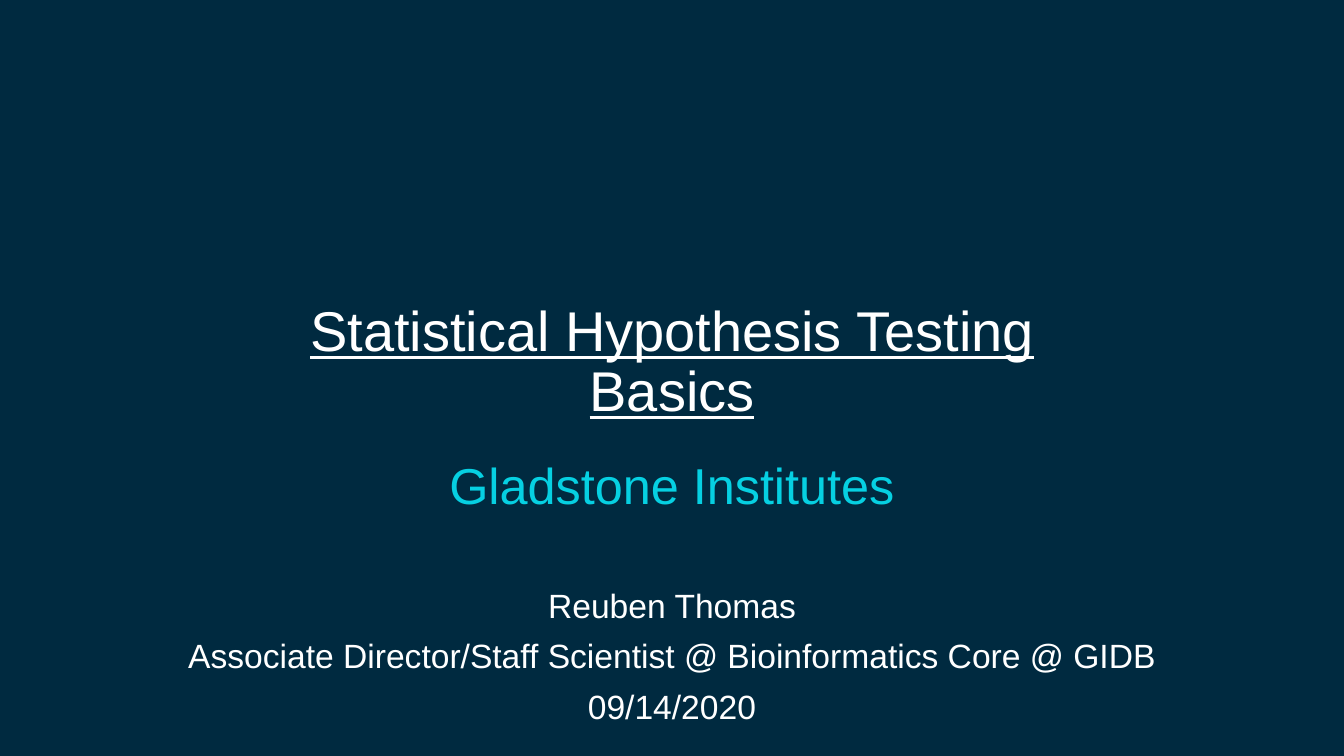
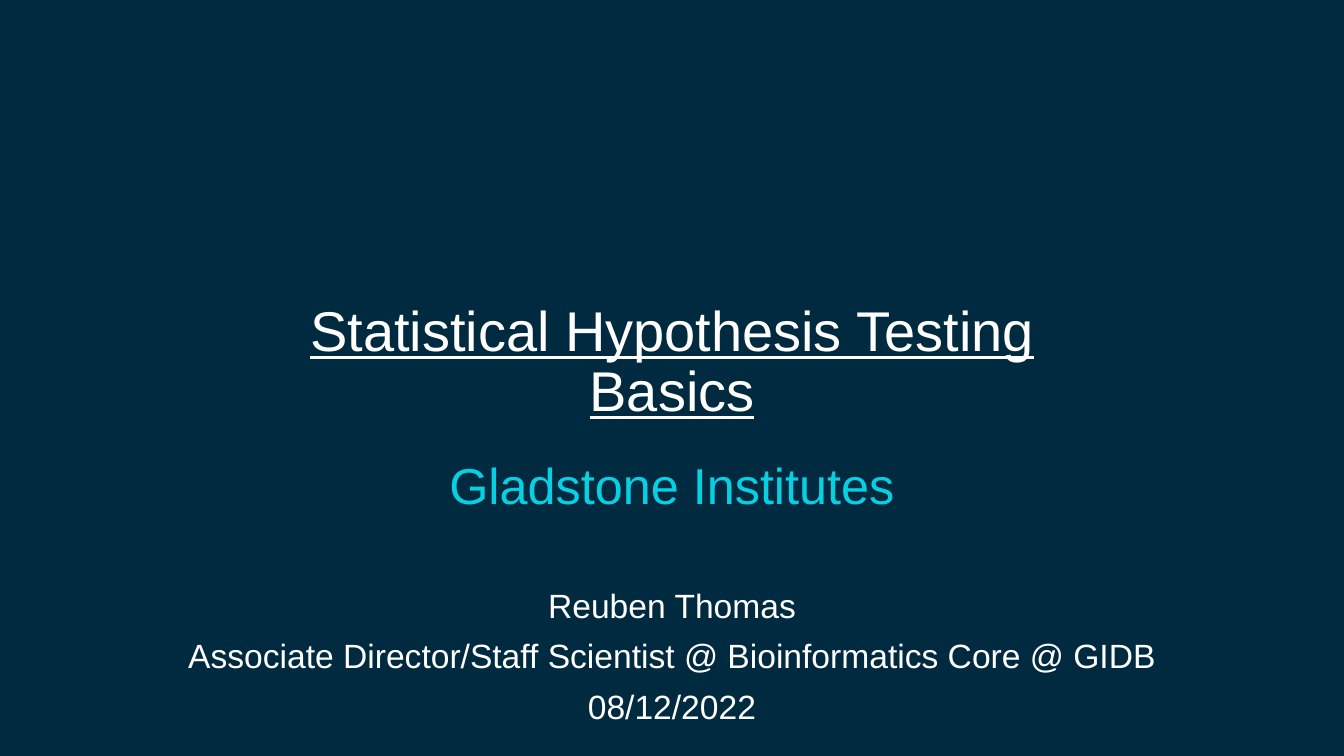
Before and after one commit to gladstone-institutes/Bioinformatics-Workshops, a slide deck: slide 1 of hypothesis-testing/HypothesisTesting.pptx. Drawn at 1344x756 pixels with LibreOffice and Linux fonts; fonts in the diff are those of the drawing; background and template pictures are left out. Boxes give left, top, right and bottom in pixels: in the first picture for what was removed or moved away, otherwise in the second. Text is boxed around its words. In the diff, an @@ line names an element or a change of style, - is before the commit and + after.

```diff
--- a/hypothesis-testing/HypothesisTesting.pptx
+++ b/hypothesis-testing/HypothesisTesting.pptx
@@ subtitle at <box>588,694,756,720</box>: text changed @@
-09/14/2020
+08/12/2022
```
Also in this commit, not shown: 8 other slides changed, 6 slides added.
